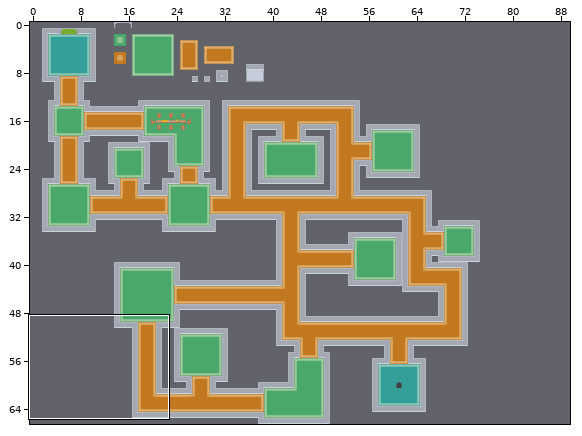
Level history. Tiled map: ProjectCRYPT/Content/dungeon1.tmx. Above: a wide view before the commit, with the close-up outlined.
Close-up. Before:
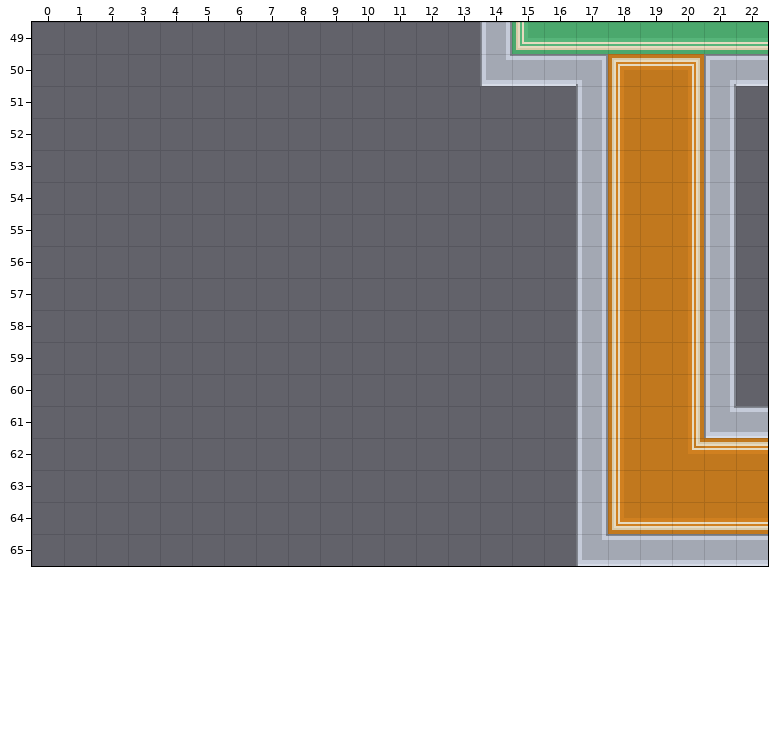
Cells are 16x16 px. Shown: x 0..22, y 49..65. The commit also changed other parts of the map, which this record leaves out.
Once edited:
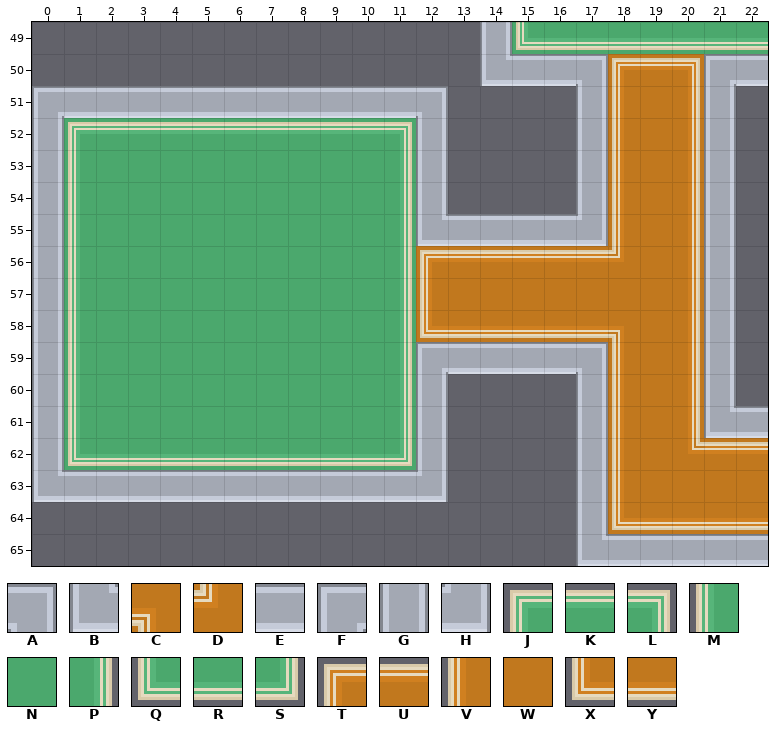
Key: from "Roguelike": A 715, B 771; from "orangecorners": C 1, D 3; from "roguelike": E 712, F 714, G 770, H 772, J 922, K 923, L 924, M 979, N 980, P 981, Q 1036, R 1037, S 1038, T 1093, U 1094, V 1150, W 1151, X 1207, Y 1208.
_ is an empty cell.
Diff:
Layer "Ground":
y 52..55: x 1..11 ___________ -> NNNNNNNNNNN
y 56..58: x 1..17 _________________ -> NNNNNNNNNNNWWWWWW
y 59..62: x 1..11 ___________ -> NNNNNNNNNNN
Layer "Ground Detail":
y 52: x 1..11 ___________ -> JKKKKKKKKKL
y 53..55: x 1 _ -> M; x 11 _ -> P
y 56: x 1 _ -> M; x 11..18 _______V -> PTUUUUUD
y 57: x 1 _ -> M; x 11..12 __ -> PV; x 18 V -> _
y 58: x 1 _ -> M; x 11..18 _______V -> PXYYYYYC
y 59..61: x 1 _ -> M; x 11 _ -> P
y 62: x 1..11 ___________ -> QRRRRRRRRRS
Layer "Walls":
y 51: x 0..12 _____________ -> FEEEEEEEEEEEA
y 52..54: x 0 _ -> G; x 12 _ -> G
y 55: x 0 _ -> G; x 12..17 _____G -> BEEEEH
y 56..58: x 0 _ -> G; x 17 G -> _
y 59: x 0 _ -> G; x 12..17 _____G -> FEEEEA
y 60..62: x 0 _ -> G; x 12 _ -> G
y 63: x 0..12 _____________ -> BEEEEEEEEEEEH
Where, in picture pixels (left, top, right, bottom), the same in both close-ups:
changed: (32, 86, 624, 502)
